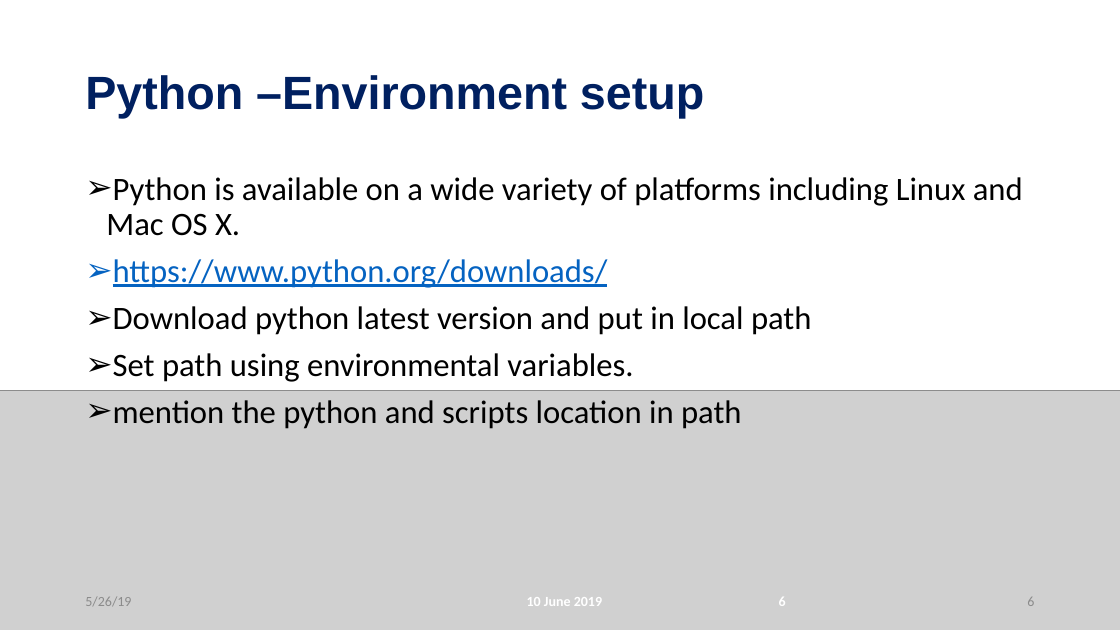
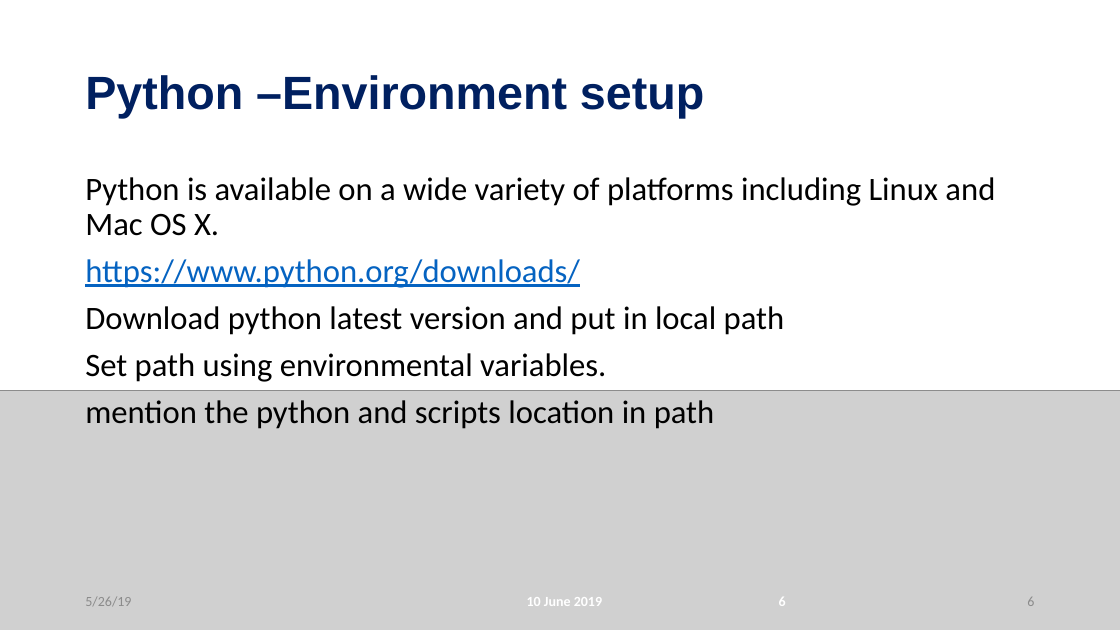
Before and after one commit to Sparkelon/KLMWebSitecode, a slide deck: slide 6 of Python_Latest.pptx. Drawn at 1120x630 pixels with LibreOffice and Linux fonts; fonts in the diff are those of the drawing; grey boxes stand for pictures; background and template pictures are left out. Boxes give left, top, right and bottom in pixels: in the first picture for what was removed or moved away, otherwise in the second. Text is boxed around its words. In the diff, an @@ line names an element or a change of style, - is before the commit and + after.

```diff
--- a/Python_Latest.pptx
+++ b/Python_Latest.pptx
@@ text "Python is available on a ..." at (85,177,995,429): bullet ➢ to none @@
```
Also in this commit, not shown: 5 other slides changed, 1 slide removed, 4 other files.
